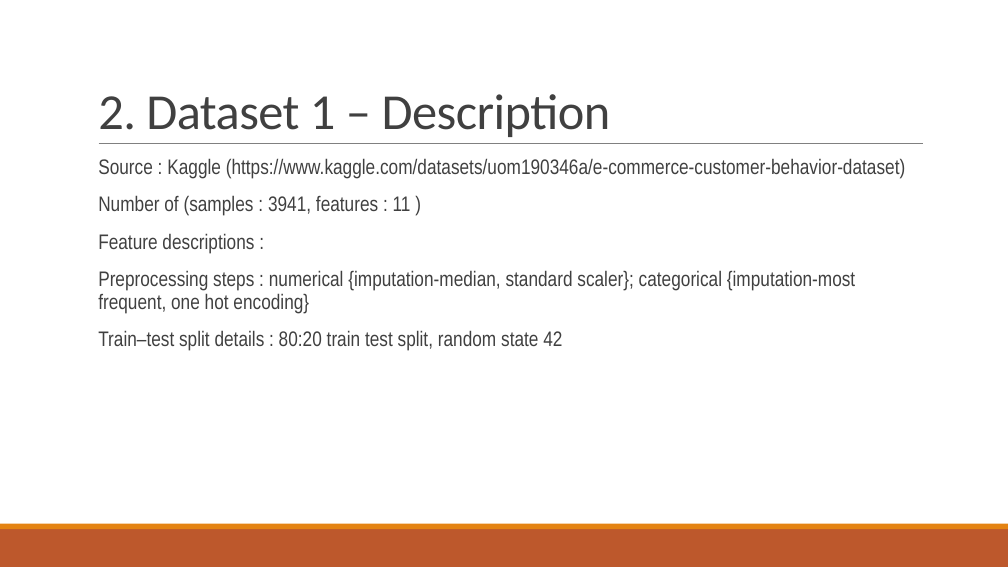
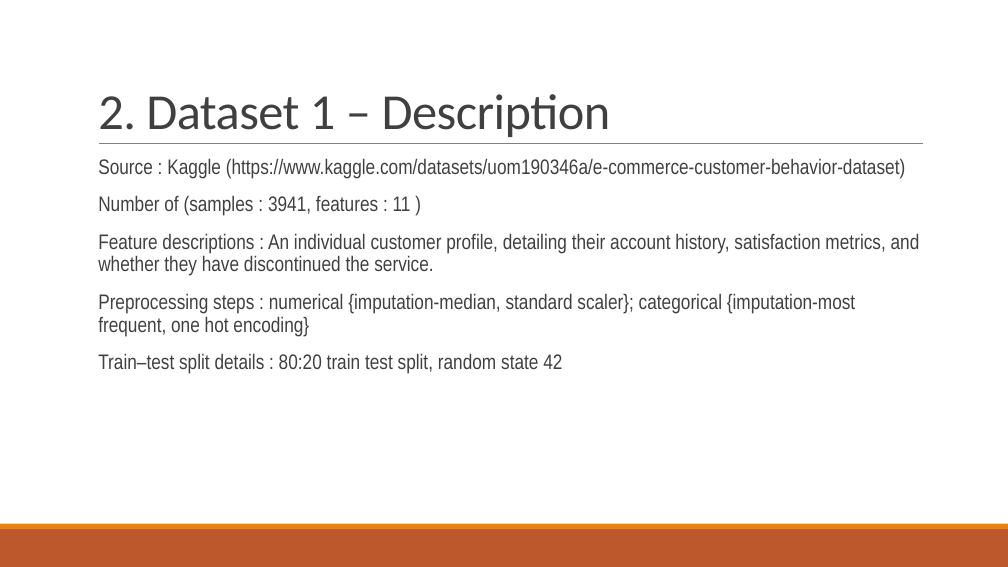
Before and after one commit to akay6483/mmml-ecommerce, a slide deck: slide 3 of docs/23CSE301_A8.pptx. Drawn at 1008x567 pixels with LibreOffice and Linux fonts; fonts in the diff are those of the drawing; background and template pictures are left out. Boxes give left, top, right and bottom in pixels: in the first picture for what was removed or moved away, otherwise in the second. Text is boxed around its words. In the diff, an @@ line names an element or a change of style, - is before the commit and + after.

```diff
--- a/docs/23CSE301_A8.pptx
+++ b/docs/23CSE301_A8.pptx
@@ text at <box>98,233,920,276</box>: text changed @@
-  Feature descriptions :
+  Feature descriptions : An individual customer profile, detailing their account history, satisfaction metrics, and whether they have discontinued the service.
```
Also in this commit, not shown: 5 other slides changed, 1 other file.
